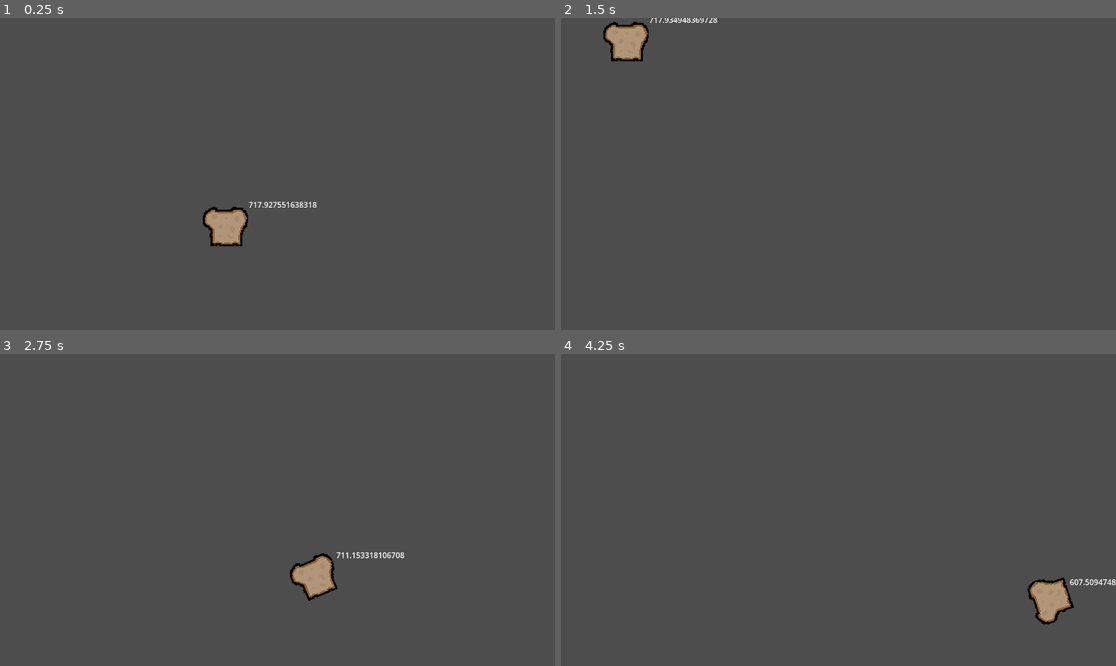
Above: before the commit, frames 1-4 (two rows, left to right).
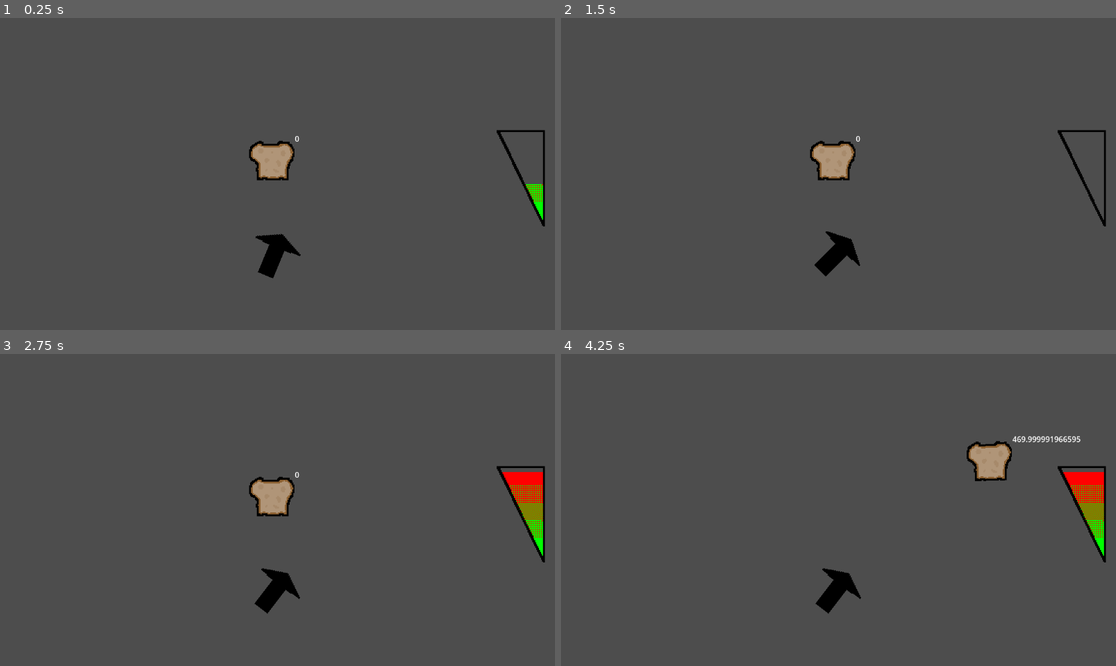
Above: after the commit, the same moments.

Repository: Venorrak/toast
Game: Godot game, scene res://Scenes/Scenes/world.tscn
Two runs of this game, one before a commit and one after it. Both use one fixed random seed, a clock stepped at 60 frames per second and the inputs below.
Inputs:
- Up to frame 1 (0.25 s): no input
- Up to frame 2 (1.5 s): hold Right (Right, bound only after the commit) 0.53-1.28 s; tap ` (A, bound only after the commit) at 0.6 s; tap , (B, bound only after the commit) at 0.8, 1.35 s; hold Down (Down, bound only after the commit) from 1.28 s (still down)
- Up to frame 3 (2.75 s): tap D (stopArrow, bound only after the commit) at 1.55, 2.1 s; release Down (Down, bound only after the commit) at 2.03 s; hold Right (Right, bound only after the commit) from 2.03 s (still down); tap F (stopGauge, bound only after the commit) at 2.3 s
- Up to frame 4 (4.25 s): release Right (Right, bound only after the commit) at 2.78 s; hold Up (Up, bound only after the commit) 2.78-3.53 s; tap F (stopGauge, bound only after the commit) at 2.85 s; tap E (throw, bound only after the commit) at 3.05, 3.6 s; hold Left (Left, bound only after the commit) from 3.53 s (still down); tap ` (A, bound only after the commit) at 3.8 s

The runs differ from the first frame. In frame 1, 2.9% of the frame differs, in the area x 36-99%, y 35-84%; in frame 2, 2.7%; in frame 3, 3.7%; in frame 4, 3.8%, in the area x 45-100%, y 26-87%.

Commit message:
added direction, force to toast and created QTEs

Diff:
--- /dev/null
+++ b/Code/Scripts/qte.gd
@@ -0,0 +1,73 @@
+extends Node2D
+@export var nbOfQTE: int
+@export var safeSpace: float
+@export var QTESpeed: float
+@export var separationSpace: int
+@export var GoalsY: int
+
+@onready var Goals = $Goals
+var qteObj = preload("res://Scenes/Scenes/qteObj.tscn")
+
+var QTEs = []
+var QTEIndex:int = 0
+var QTEAtIndex:int = 0
+var nbOfRight:int = 0
+var types = ["A", "B", "Up", "Down", "Left", "Right"]
+
+func _ready() -> void:
+	Goals.position.y = GoalsY
+	#setup goals
+	var goalChildren = Goals.get_children()
+	for i in range(len(goalChildren)):
+		goalChildren[i].position.x = (i * separationSpace) + 50
+
+	#create qtes
+	for i in nbOfQTE:
+		var newQTE = qteObj.instantiate()
+		var rand = randi_range(0,5)
+		match rand:
+			0:
+				newQTE.texture = load("res://Rescources/2d/AButton.png")
+			1:
+				newQTE.texture = load("res://Rescources/2d/BButton.png")
+			2:
+				newQTE.texture = load("res://Rescources/2d/arrow2.png")
+			3:
+				newQTE.texture = load("res://Rescources/2d/arrow2.png")
+				newQTE.flip_v = true
+			4:
+				newQTE.texture = load("res://Rescources/2d/arrow2.png")
+				newQTE.flip_v = true
+				newQTE.rotation_degrees = 90
+			5:
+				newQTE.texture = load("res://Rescources/2d/arrow2.png")
+				newQTE.rotation_degrees = 90
+
+		newQTE.setType(types[rand])
+		newQTE.position = Vector2((separationSpace * rand) + 50, 0)
+		newQTE.visible = false
+		add_child(newQTE)
+		QTEs.append(newQTE)
+
+
+func _physics_process(delta: float) -> void:
+	for qte in QTEs:
+		if GoalsY - qte.position.y < safeSpace:
+			qte.modulate = Color("ffffff", 0.5)
+	for type in types:
+		if Input.is_action_just_pressed(type):
+			if QTEAtIndex < nbOfQTE:
+				QTEs[QTEAtIndex].visible = false
+				if QTEs[QTEAtIndex].getType() == type:
+					if GoalsY - QTEs[QTEAtIndex].position.y < safeSpace:
+						nbOfRight += 1
+				QTEAtIndex += 1
+			else:
+				print(nbOfRight)
+
+
+func _on_start_qte_timeout() -> void:
+	if QTEIndex < nbOfQTE:
+		QTEs[QTEIndex].visible = true
+		QTEs[QTEIndex].setSpeed(QTESpeed)
+		QTEIndex += 1
--- a/Code/Scripts/test_bounce.gd
+++ b/Code/Scripts/test_bounce.gd
@@ -3,14 +3,15 @@
 
 # Called when the node enters the scene tree for the first time.
 func _ready() -> void:
-	var v_x = randf_range(50, 150)
-	var v_y = 200 - v_x
-	if randf_range(-1, 1) < 0:
-		v_x = v_x * -1
-	if randf_range(-1, 1) < 0:
-		v_y = v_y * -1
-	linear_velocity = Vector2(v_x, v_y)
-	linear_velocity *= 5
+	#var v_x = randf_range(50, 150)
+	#var v_y = 200 - v_x
+	#if randf_range(-1, 1) < 0:
+		#v_x = v_x * -1
+	#if randf_range(-1, 1) < 0:
+		#v_y = v_y * -1
+	#linear_velocity = Vector2(v_x, v_y)
+	#linear_velocity *= 5
+	pass
 
 
 # Called every frame. 'delta' is the elapsed time since the previous frame.
--- /dev/null
+++ b/Code/Scripts/world.gd
@@ -0,0 +1,41 @@
+extends Node2D
+@onready var arrow = $Arrow
+@onready var aim = $Arrow/Aim
+@onready var toast = $RigidBody2D
+@onready var progress = $Control/TextureProgressBar
+@export var rotationSpeed: float
+@export var gaugeSpeed: float
+@export var minSpeed: int
+@export var maxSpeed: int
+var toastSpeed: float = 1.0
+
+# Called when the node enters the scene tree for the first time.
+func _ready() -> void:
+	progress.min_value = minSpeed
+	progress.max_value = maxSpeed
+	progress.step = maxSpeed / 100
+
+
+# Called every frame. 'delta' is the elapsed time since the previous frame.
+func _physics_process(delta: float) -> void:
+	if gaugeSpeed != 0:
+		progress.value += gaugeSpeed
+		if progress.value >= maxSpeed or progress.value <= minSpeed:
+			gaugeSpeed *= -1
+	if rotationSpeed != 0:
+		arrow.rotation_degrees += rotationSpeed
+		if arrow.rotation_degrees >= 90 or arrow.rotation_degrees <= -90:
+			rotationSpeed *= -1
+	if Input.is_action_just_pressed("stopArrow"):
+		rotationSpeed = 0
+	if Input.is_action_just_pressed("throw"):
+		var vector = getdirectionVector()
+		vector *= toastSpeed
+		toast.linear_velocity = vector
+	if Input.is_action_just_pressed("stopGauge"):
+		toastSpeed = progress.value
+		gaugeSpeed = 0
+
+func getdirectionVector():
+	var delta = aim.global_position - arrow.global_position
+	return delta.normalized()
--- /dev/null
+++ b/Scenes/Scenes/qte.tscn
@@ -0,0 +1,44 @@
+[gd_scene load_steps=5 format=3 uid="uid://og17sek5undt"]
+
+[ext_resource type="Script" path="res://Code/Scripts/qte.gd" id="1_hesyt"]
+[ext_resource type="Texture2D" uid="uid://2w32so5grxpn" path="res://Rescources/2d/AButton.png" id="2_ftfvl"]
+[ext_resource type="Texture2D" uid="uid://bu2fvcacrntav" path="res://Rescources/2d/BButton.png" id="3_dfbs8"]
+[ext_resource type="Texture2D" uid="uid://dyo1ttxmv1a7k" path="res://Rescources/2d/arrow2.png" id="4_kg3bw"]
+
+[node name="Qte" type="Node2D"]
+script = ExtResource("1_hesyt")
+nbOfQTE = 10
+safeSpace = 50.0
+QTESpeed = 5.0
+separationSpace = 75
+GoalsY = 500
+
+[node name="Goals" type="Node2D" parent="."]
+position = Vector2(0, 500)
+
+[node name="A" type="Sprite2D" parent="Goals"]
+texture = ExtResource("2_ftfvl")
+
+[node name="B" type="Sprite2D" parent="Goals"]
+texture = ExtResource("3_dfbs8")
+
+[node name="Up" type="Sprite2D" parent="Goals"]
+texture = ExtResource("4_kg3bw")
+
+[node name="Down" type="Sprite2D" parent="Goals"]
+texture = ExtResource("4_kg3bw")
+flip_v = true
+
+[node name="Left" type="Sprite2D" parent="Goals"]
+rotation = 1.5708
+texture = ExtResource("4_kg3bw")
+flip_v = true
+
+[node name="Right" type="Sprite2D" parent="Goals"]
+rotation = 1.5708
+texture = ExtResource("4_kg3bw")
+
+[node name="StartQte" type="Timer" parent="."]
+autostart = true
+
+[connection signal="timeout" from="StartQte" to="." method="_on_start_qte_timeout"]
--- /dev/null
+++ b/Scenes/Scenes/qteObj.tscn
@@ -0,0 +1,6 @@
+[gd_scene load_steps=2 format=3 uid="uid://b31lw1pnhwx23"]
+
+[ext_resource type="Script" path="res://Scenes/Scenes/qte_obj.gd" id="1_irai7"]
+
+[node name="QteObj" type="Sprite2D"]
+script = ExtResource("1_irai7")
--- /dev/null
+++ b/Scenes/Scenes/qte_obj.gd
@@ -0,0 +1,21 @@
+extends Sprite2D
+var speed = Vector2(0,0)
+var type: String
+
+# Called when the node enters the scene tree for the first time.
+func _ready() -> void:
+	pass # Replace with function body.
+
+
+# Called every frame. 'delta' is the elapsed time since the previous frame.
+func _physics_process(delta: float) -> void:
+	position += speed
+
+func setSpeed(sped: float):
+	speed.y = sped
+
+func setType(newType: String):
+	type = newType
+
+func getType():
+	return type
--- a/Scenes/Scenes/world.tscn
+++ b/Scenes/Scenes/world.tscn
@@ -1,8 +1,12 @@
-[gd_scene load_steps=10 format=3 uid="uid://22f7y5815pvg"]
+[gd_scene load_steps=14 format=3 uid="uid://22f7y5815pvg"]
 
 [ext_resource type="Texture2D" uid="uid://bkowr3t32fkn4" path="res://Rescources/2d/toast.png" id="1_1l4dl"]
 [ext_resource type="Script" path="res://Code/Scripts/test_bounce.gd" id="1_kt6q2"]
+[ext_resource type="Script" path="res://Code/Scripts/world.gd" id="1_kv0b3"]
 [ext_resource type="Shader" path="res://Code/Shaders/pixelated.gdshader" id="2_8ru73"]
+[ext_resource type="Texture2D" uid="uid://ch0jv0psj74a0" path="res://Rescources/2d/progress_edge.png" id="2_b0wuk"]
+[ext_resource type="Texture2D" uid="uid://uifcsn767y1l" path="res://Rescources/2d/progress_inside.png" id="3_ccj6t"]
+[ext_resource type="Texture2D" uid="uid://caykmy7xsnmvw" path="res://Rescources/2d/arrow.png" id="5_8mnj4"]
 
 [sub_resource type="PhysicsMaterial" id="PhysicsMaterial_utmbd"]
 friction = 0.0
@@ -27,6 +31,38 @@
 size = Vector2(1152, 20)
 
 [node name="World" type="Node2D"]
+script = ExtResource("1_kv0b3")
+rotationSpeed = 1.5
+gaugeSpeed = 10.0
+maxSpeed = 500
+
+[node name="Control" type="Control" parent="."]
+layout_mode = 3
+anchors_preset = 0
+offset_left = 1031.0
+offset_top = 233.0
+offset_right = 1031.0
+offset_bottom = 233.0
+scale = Vector2(2, 2)
+
+[node name="TextureProgressBar" type="TextureProgressBar" parent="Control"]
+layout_mode = 0
+offset_right = 40.0
+offset_bottom = 40.0
+max_value = 500.0
+step = 5.0
+value = 70.0
+fill_mode = 3
+texture_under = ExtResource("2_b0wuk")
+texture_progress = ExtResource("3_ccj6t")
+
+[node name="Arrow" type="Sprite2D" parent="."]
+position = Vector2(568, 496)
+scale = Vector2(2, 2)
+texture = ExtResource("5_8mnj4")
+
+[node name="Aim" type="Node2D" parent="Arrow"]
+position = Vector2(-0.5, -25)
 
 [node name="RigidBody2D" type="RigidBody2D" parent="."]
 position = Vector2(565, 289)
--- a/project.godot
+++ b/project.godot
@@ -15,6 +15,54 @@
 config/features=PackedStringArray("4.3", "Forward Plus")
 config/icon="res://Rescources/2d/icon.svg"
 
+[input]
+
+stopArrow={
+"deadzone": 0.5,
+"events": [Object(InputEventKey,"resource_local_to_scene":false,"resource_name":"","device":-1,"window_id":0,"alt_pressed":false,"shift_pressed":false,"ctrl_pressed":false,"meta_pressed":false,"pressed":false,"keycode":0,"physical_keycode":68,"key_label":0,"unicode":100,"location":0,"echo":false,"script":null)
+]
+}
+throw={
+"deadzone": 0.5,
+"events": [Object(InputEventKey,"resource_local_to_scene":false,"resource_name":"","device":-1,"window_id":0,"alt_pressed":false,"shift_pressed":false,"ctrl_pressed":false,"meta_pressed":false,"pressed":false,"keycode":0,"physical_keycode":69,"key_label":0,"unicode":101,"location":0,"echo":false,"script":null)
+]
+}
+stopGauge={
+"deadzone": 0.5,
+"events": [Object(InputEventKey,"resource_local_to_scene":false,"resource_name":"","device":-1,"window_id":0,"alt_pressed":false,"shift_pressed":false,"ctrl_pressed":false,"meta_pressed":false,"pressed":false,"keycode":0,"physical_keycode":70,"key_label":0,"unicode":102,"location":0,"echo":false,"script":null)
+]
+}
+Up={
+"deadzone": 0.5,
+"events": [Object(InputEventKey,"resource_local_to_scene":false,"resource_name":"","device":-1,"window_id":0,"alt_pressed":false,"shift_pressed":false,"ctrl_pressed":false,"meta_pressed":false,"pressed":false,"keycode":0,"physical_keycode":4194320,"key_label":0,"unicode":0,"location":0,"echo":false,"script":null)
+]
+}
+Down={
+"deadzone": 0.5,
+"events": [Object(InputEventKey,"resource_local_to_scene":false,"resource_name":"","device":-1,"window_id":0,"alt_pressed":false,"shift_pressed":false,"ctrl_pressed":false,"meta_pressed":false,"pressed":false,"keycode":0,"physical_keycode":4194322,"key_label":0,"unicode":0,"location":0,"echo":false,"script":null)
+]
+}
+Left={
+"deadzone": 0.5,
+"events": [Object(InputEventKey,"resource_local_to_scene":false,"resource_name":"","device":-1,"window_id":0,"alt_pressed":false,"shift_pressed":false,"ctrl_pressed":false,"meta_pressed":false,"pressed":false,"keycode":0,"physical_keycode":4194319,"key_label":0,"unicode":0,"location":0,"echo":false,"script":null)
+]
+}
+Right={
+"deadzone": 0.5,
+"events": [Object(InputEventKey,"resource_local_to_scene":false,"resource_name":"","device":-1,"window_id":0,"alt_pressed":false,"shift_pressed":false,"ctrl_pressed":false,"meta_pressed":false,"pressed":false,"keycode":0,"physical_keycode":4194321,"key_label":0,"unicode":0,"location":0,"echo":false,"script":null)
+]
+}
+A={
+"deadzone": 0.5,
+"events": [Object(InputEventKey,"resource_local_to_scene":false,"resource_name":"","device":-1,"window_id":0,"alt_pressed":false,"shift_pressed":false,"ctrl_pressed":false,"meta_pressed":false,"pressed":false,"keycode":0,"physical_keycode":96,"key_label":0,"unicode":96,"location":0,"echo":false,"script":null)
+]
+}
+B={
+"deadzone": 0.5,
+"events": [Object(InputEventKey,"resource_local_to_scene":false,"resource_name":"","device":-1,"window_id":0,"alt_pressed":false,"shift_pressed":false,"ctrl_pressed":false,"meta_pressed":false,"pressed":false,"keycode":0,"physical_keycode":59,"key_label":0,"unicode":59,"location":0,"echo":false,"script":null)
+]
+}
+
 [rendering]
 
 textures/canvas_textures/default_texture_filter=0
Binary file added: Rescources/2d/AButton.png
Not shown, added: Rescources/2d/AButton.png.import
Binary file added: Rescources/2d/BButton.png
Not shown, added: Rescources/2d/BButton.png.import
Binary file added: Rescources/2d/arrow.png
Not shown, added: Rescources/2d/arrow.png.import
Binary file added: Rescources/2d/arrow2.png
Not shown, added: Rescources/2d/arrow2.png.import
Binary file added: Rescources/2d/progress_edge.png
Not shown, added: Rescources/2d/progress_edge.png.import
Binary file added: Rescources/2d/progress_inside.png
Not shown, added: Rescources/2d/progress_inside.png.import
